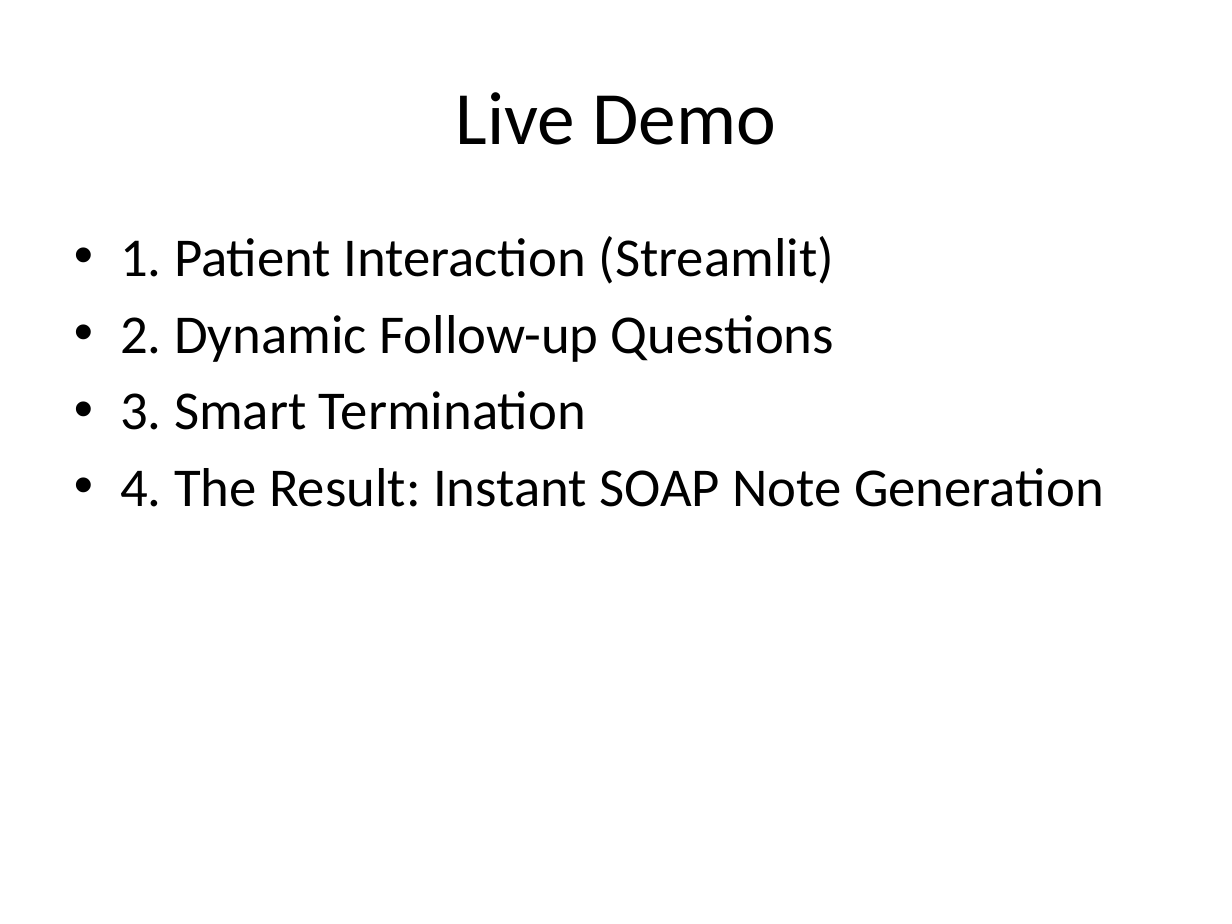
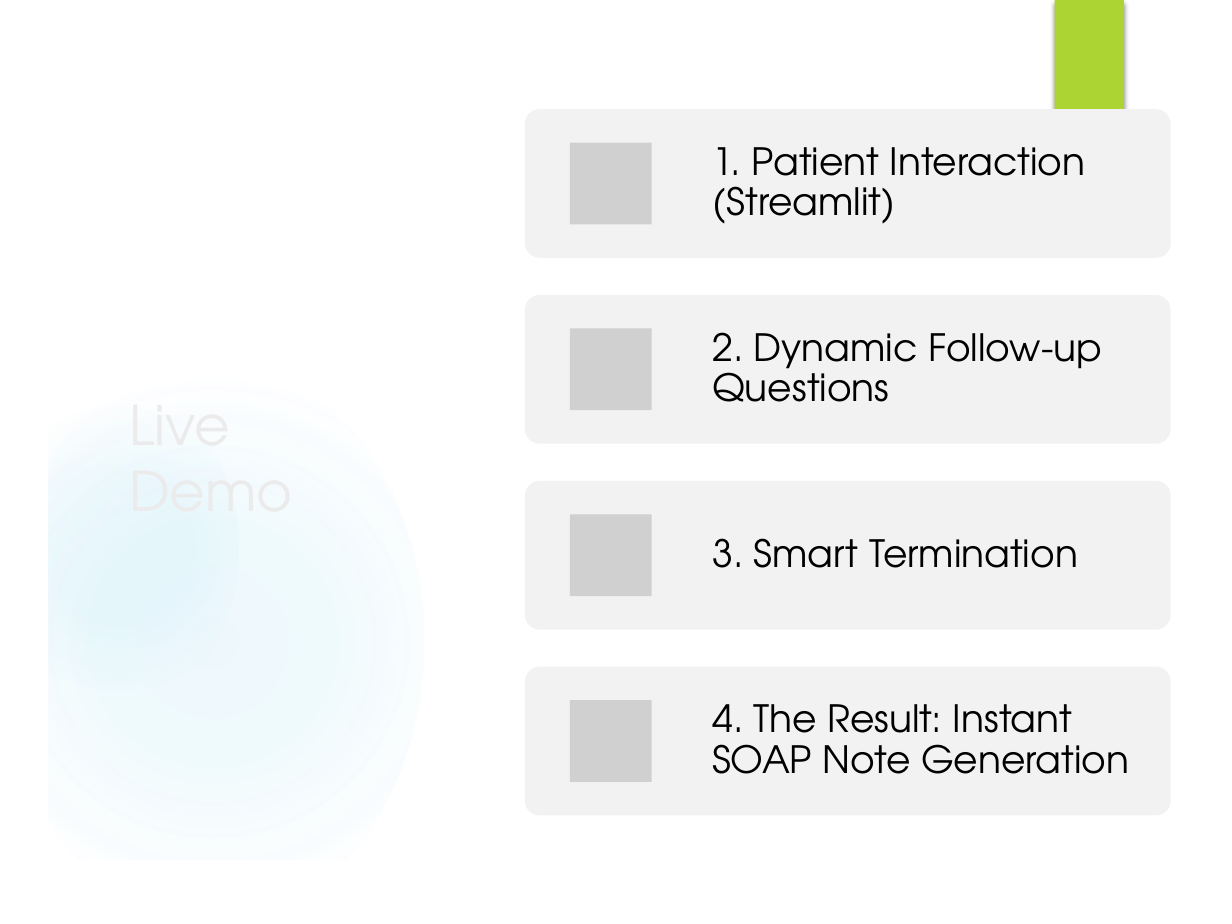
Before and after one commit to yannickb14/MentalHealthPrescreen, a slide deck: slide 6 of NeuroFlow_Pitch.pptx. Drawn at 1232x924 pixels with LibreOffice and Linux fonts; fonts in the diff are those of the drawing; grey boxes stand for pictures; background and template pictures are left out. Boxes give left, top, right and bottom in pixels: in the first picture for what was removed or moved away, otherwise in the second. Text is boxed around its words. In the diff, an @@ line names an element or a change of style, - is before the commit and + after.

```diff
--- a/NeuroFlow_Pitch.pptx
+++ b/NeuroFlow_Pitch.pptx
@@ group added at bbox=[0, 0, 1232, 924]: 4 ellipses, 2 freeform shapes @@
@@ freeform shape added at bbox=[0, 0, 1232, 924], fill #FFFFFF @@
@@ rectangle added at bbox=[1044, 0, 1136, 148], fill #ACD433 @@
@@ rectangle added at bbox=[1055, 0, 1124, 154], fill #ACD433 @@
@@ freeform shape added at bbox=[444, 53, 523, 499], fill #FFFFFF at 20% opacity @@
@@ freeform shape added at bbox=[468, 55, 594, 870], fill #FFFFFF @@
@@ rectangle added at bbox=[578, 54, 1190, 870], fill #FFFFFF @@
@@ title "Live Demo": place and size @@
-title "Live Demo" at bbox=[456, 92, 775, 145]
+title "Live Demo" at bbox=[117, 131, 414, 782]
@@ title "Live Demo" at bbox=[117, 131, 414, 782]: size 44 to 32 pt, font Calibri to TeX Gyre Adventor, text colour #000000 to #EBEBEB; alignment centre to left @@
@@ text removed at bbox=[120, 236, 1104, 507] @@
-• 1. Patient Interaction (Streamlit)
-• 2. Dynamic Follow-up Questions
-• 3. Smart Termination
-• 4. The Result: Instant SOAP Note Generation
@@ ellipse added at bbox=[0, 360, 424, 924], fill gradient #75CEEC @@
@@ ellipse added at bbox=[0, 391, 239, 708], fill gradient #75CEEC @@
@@ group added at bbox=[525, 110, 1170, 816]: 4 rounded rectangles, 4 pictures, 4 texts @@
+1. Patient Interaction (Streamlit)
+2. Dynamic Follow-up Questions
+3. Smart Termination
+4. The Result: Instant SOAP Note Generation
```
Also in this commit, not shown: 6 other slides changed, 3 other files.
